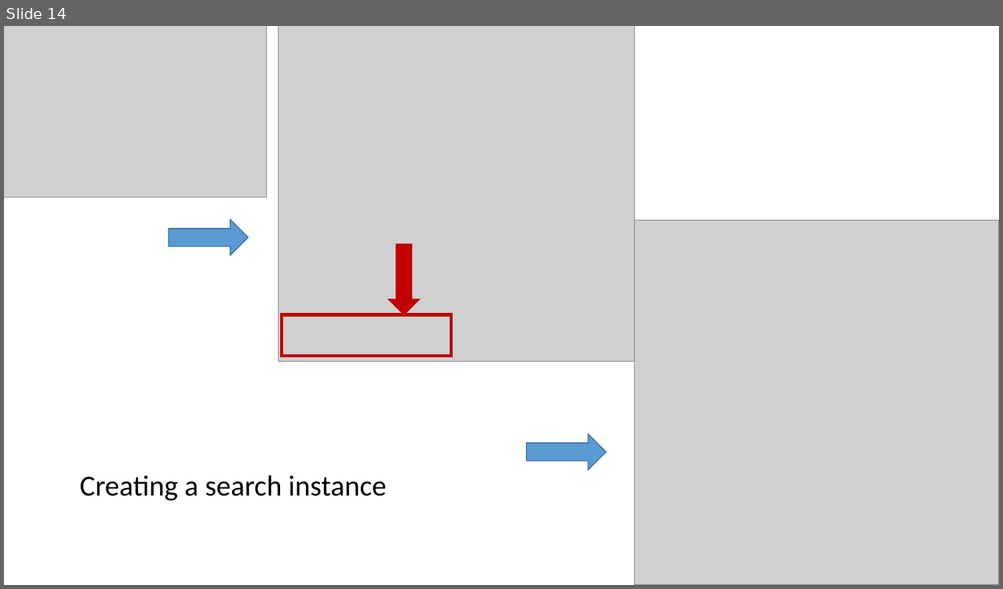
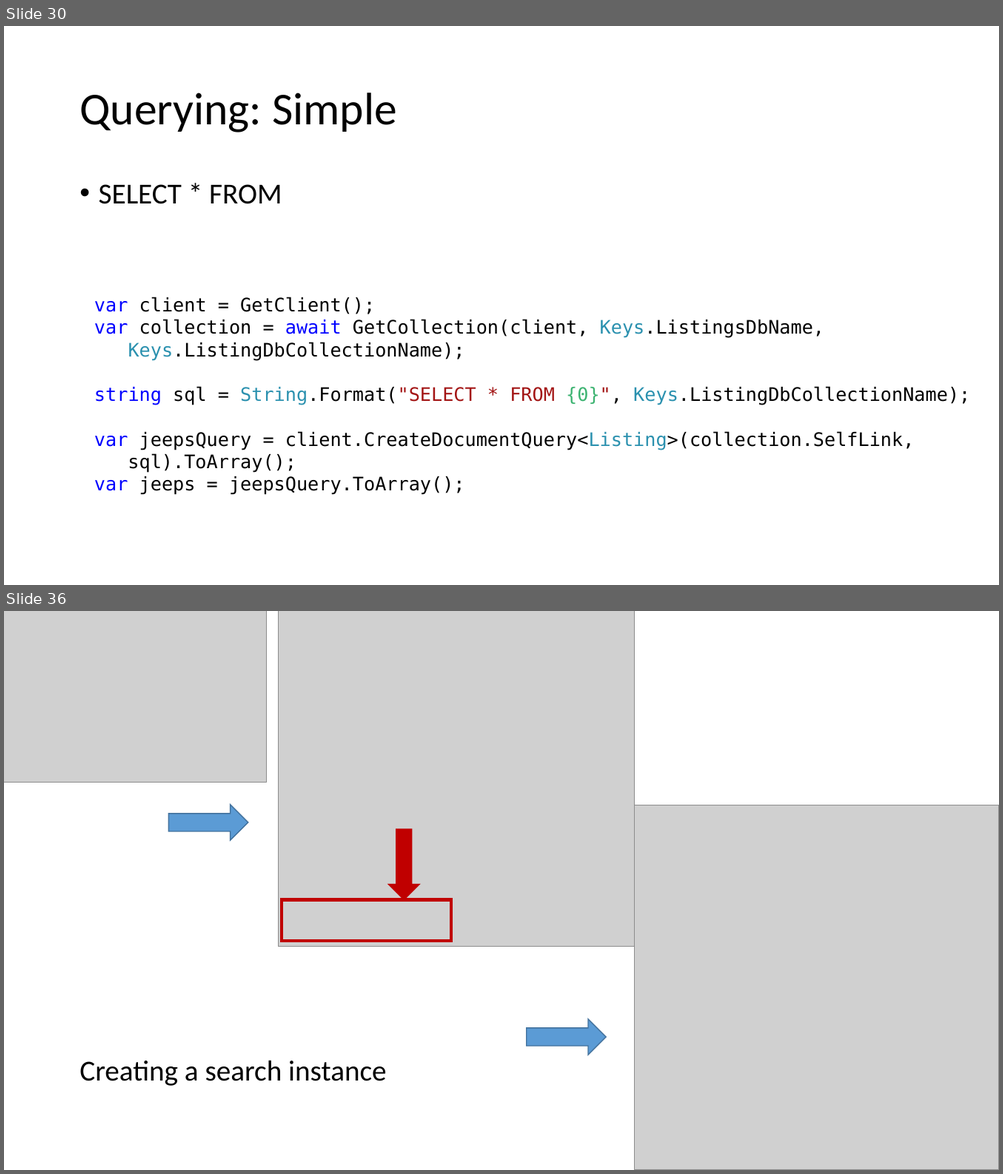
Before and after one commit to asiemer/AzureJeeps, a slide deck: docs/presentation.pptx. Shown one above the other, each under a label of ours: slide 14 before the commit, slides 30 and 36 after it; the slides between them are not shown. The pictures are 1003x589 and 1003x1174 pixels, drawn with LibreOffice and Linux fonts; fonts in the diff are those of the drawing; grey boxes stand for pictures. Boxes give left, top, right and bottom in pixels: in the first picture for what was removed or moved away, otherwise in the second. Text is boxed around its words. In the diff, an @@ line names an element or a change of style, - is before the commit and + after.

```diff
--- a/docs/presentation.pptx
+++ b/docs/presentation.pptx
@@ slide 30 added at [4,26,999,585], background #FFFFFF @@
@@ title added at [79,93,397,133], 44 pt, text #000000 @@
+Querying: Simple
@@ text added at [99,184,282,204], 28 pt, text #000000 @@
+• SELECT * FROM
@@ text added at [94,297,970,495], 18 pt, text #000000 @@
+var client = GetClient();
+var collection = await GetCollection(client, Keys.ListingsDbName,
+Keys.ListingDbCollectionName);
+string sql = String.Format("SELECT * FROM {0}", Keys.ListingDbCollectionName);
+var jeepsQuery = client.CreateDocumentQuery<Listing>(collection.SelfLink,
+sql).ToArray();
+var jeeps = jeepsQuery.ToArray();
@@ what was slide 14 is now slide 36 @@
```
Also in this commit, not shown: 6 slides changed, 28 other slides added.
